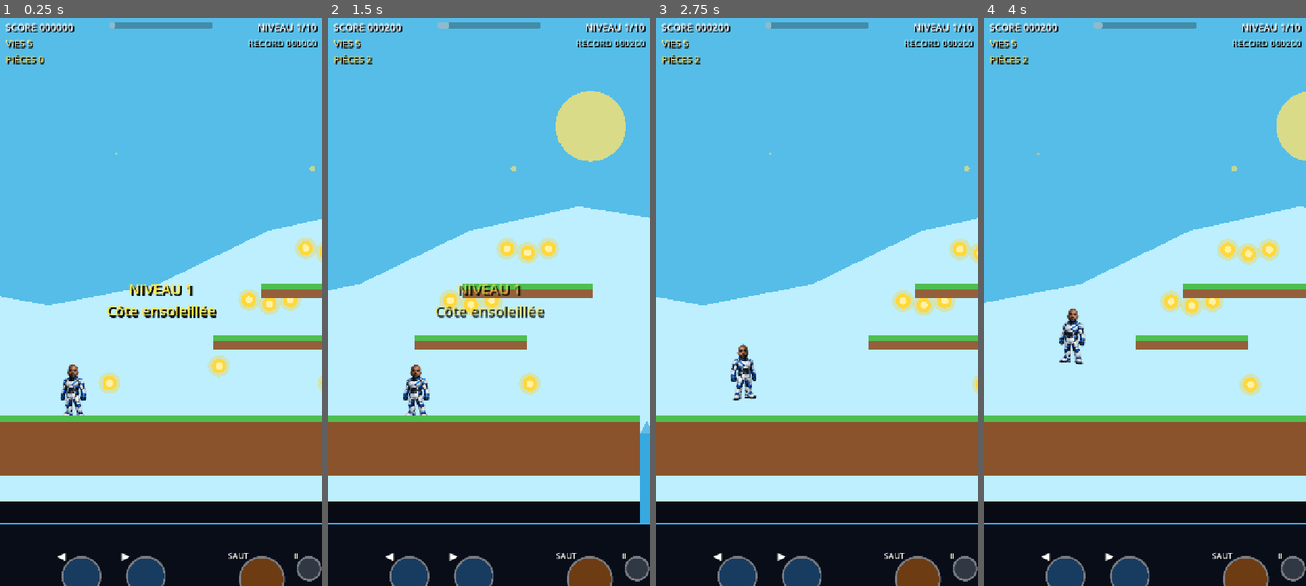
Above: before the commit, frames 1-4 (left to right).
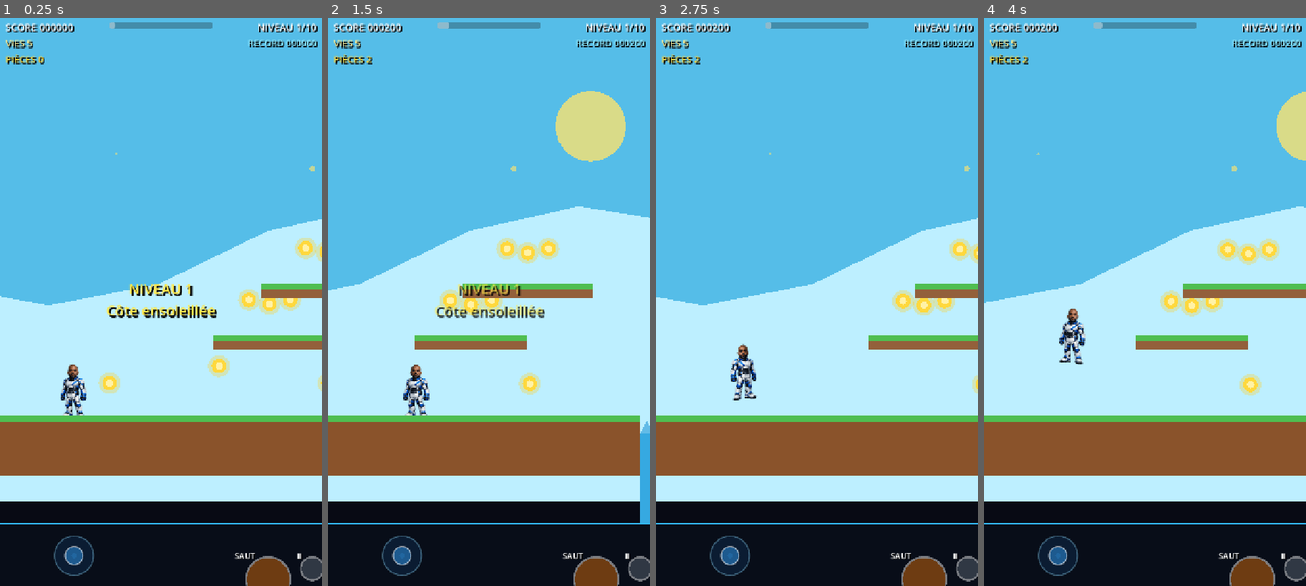
Above: after the commit, the same moments.

Repository: Chasmet/moi-mario-pygame
Game: Godot game, scene res://scenes/Main.tscn
Same seed, same stepped clock (60 frames per second), same inputs: the game is played once before the commit and once after it.
Inputs (mouse positions are in pixels of both pictures, inside the frame that each line leads up to):
- Up to frame 1 (0.25 s): no input
- Up to frame 2 (1.5 s): move the mouse to (559, 273) at 0.52 s; hold D (move_right) 0.53-1.25 s; tap Space (jump) at 0.6, 0.77, 1.07 s; click (559, 273) at 0.67 s; drag from (424, 330) to (505, 302) at 1.27 s
- Up to frame 3 (2.75 s): move the mouse to (849, 171) at 2.02 s; hold A (move_left) from 2.03 s (still down); tap Space (jump) at 2.1 s
- Up to frame 4 (4 s): release A (move_left) at 2.75 s; drag from (1128, 415) to (1254, 307) at 2.77 s; move the mouse to (1241, 387) at 3.52 s; hold D (move_right) from 3.53 s (still down); tap Space (jump) at 3.6, 3.77 s

The runs differ from the first frame. In frame 1, 2.1% of the frame differs, in the area x 16-100%, y 91-100%; in frame 2, 2.1%; in frame 3, 2.1%; in frame 4, 2.1%.

Commit message:
Replace direction buttons with dynamic joystick

Diff:
--- a/scripts/MobileLayout.gd
+++ b/scripts/MobileLayout.gd
@@ -5,10 +5,12 @@
 const PLAYER_SPRITE_SIZE: Vector2 = Vector2(92.0, 124.0)
 const PLAYER_COLLISION_SIZE: Vector2 = Vector2(50.0, 78.0)
 const CAMERA_ZOOM: Vector2 = Vector2(1.36, 1.36)
+const VIRTUAL_JOYSTICK_SCRIPT: Script = preload("res://scripts/VirtualJoystick.gd")
 
 var main_scene: Node
 var ui_layer: CanvasLayer
 var control_panel: ColorRect
+var movement_joystick: Control
 var touch_buttons: Dictionary = {}
 var configured: bool = false
 
@@ -46,6 +48,8 @@
 
 func _configure_scene(scene: Node) -> void:
 	if scene == null or not is_instance_valid(scene):
+		return
+	if configured and main_scene == scene:
 		return
 
 	var found_ui: CanvasLayer = scene.get_node_or_null("UI") as CanvasLayer
@@ -68,7 +72,7 @@
 	if ui_layer == null:
 		return
 	for child in ui_layer.get_children():
-		if child is Button or child is TouchScreenButton or child.name == "MobileControlPanel":
+		if child is Button or child is TouchScreenButton or child.name == "MobileControlPanel" or child.name == "MoveJoystick":
 			child.queue_free()
 
 
@@ -107,9 +111,14 @@
 	if ui_layer == null:
 		return
 
+	movement_joystick = Control.new()
+	movement_joystick.name = "MoveJoystick"
+	movement_joystick.set_script(VIRTUAL_JOYSTICK_SCRIPT)
+	movement_joystick.process_mode = Node.PROCESS_MODE_ALWAYS
+	ui_layer.add_child(movement_joystick)
+	movement_joystick.connect("vector_changed", Callable(self, "_on_joystick_vector_changed"))
+
 	touch_buttons.clear()
-	touch_buttons["left"] = _make_touch_button("MoveLeft", "move_left", "◀", 92, Color("#183b60"), Color("#2a91dd"))
-	touch_buttons["right"] = _make_touch_button("MoveRight", "move_right", "▶", 92, Color("#183b60"), Color("#2a91dd"))
 	touch_buttons["jump"] = _make_touch_button("Jump", "jump", "SAUT", 106, Color("#6e3c12"), Color("#f09228"))
 	touch_buttons["pause"] = _make_touch_button("Pause", "pause_game", "Ⅱ", 58, Color("#303844"), Color("#718297"))
 
@@ -181,14 +190,25 @@
 	var common_y: float = panel_top + panel_height * 0.52
 	var control_scale: float = clampf(panel_height / 142.0, 0.78, 1.05)
 
-	_layout_touch_button("left", Vector2(viewport_size.x * 0.19, common_y), control_scale)
-	_layout_touch_button("right", Vector2(viewport_size.x * 0.39, common_y), control_scale)
-	_layout_touch_button("jump", Vector2(viewport_size.x * 0.74, common_y), control_scale)
-	_layout_touch_button("pause", Vector2(viewport_size.x * 0.92, common_y), control_scale)
+	_layout_joystick(viewport_size, panel_top, panel_height)
+	_layout_touch_button("jump", Vector2(viewport_size.x * 0.76, common_y), control_scale)
+	_layout_touch_button("pause", Vector2(viewport_size.x * 0.93, common_y), control_scale)
 
 	_layout_hud(viewport_size)
 	_configure_camera()
 	_apply_v3_gameplay()
+
+
+func _layout_joystick(viewport_size: Vector2, panel_top: float, panel_height: float) -> void:
+	if movement_joystick == null or not is_instance_valid(movement_joystick):
+		return
+
+	var joystick_width: float = viewport_size.x * 0.55
+	var joystick_radius: float = clampf(panel_height * 0.31, 38.0, 48.0)
+	var center_position: Vector2 = Vector2(viewport_size.x * 0.23, panel_height * 0.52)
+	movement_joystick.position = Vector2.ZERO + Vector2(0.0, panel_top)
+	movement_joystick.size = Vector2(joystick_width, panel_height)
+	movement_joystick.call("configure", joystick_radius, center_position)
 
 
 func _layout_touch_button(key: String, center_position: Vector2, scale_value: float) -> void:
@@ -244,6 +264,14 @@
 		message_label.add_theme_font_size_override("font_size", clampi(font_size + 10, 29, 39))
 
 
+func _on_joystick_vector_changed(value: Vector2) -> void:
+	if main_scene == null or not is_instance_valid(main_scene):
+		return
+	var player: CharacterBody2D = main_scene.get("player") as CharacterBody2D
+	if player != null and player.has_method("set_mobile_axis"):
+		player.call("set_mobile_axis", value)
+
+
 func _apply_v3_gameplay() -> void:
 	if main_scene == null or not is_instance_valid(main_scene):
 		return
@@ -326,6 +354,8 @@
 	if player != null:
 		player.call("set_mobile_left", false)
 		player.call("set_mobile_right", false)
+		if player.has_method("set_mobile_axis"):
+			player.call("set_mobile_axis", Vector2.ZERO)
 
 
 func _release_all_mobile_actions() -> void:
@@ -333,6 +363,8 @@
 	Input.action_release("move_right")
 	Input.action_release("jump")
 	Input.action_release("pause_game")
+	if movement_joystick != null and is_instance_valid(movement_joystick) and movement_joystick.has_method("reset"):
+		movement_joystick.call("reset")
 	_release_old_mobile_flags()
 
 
